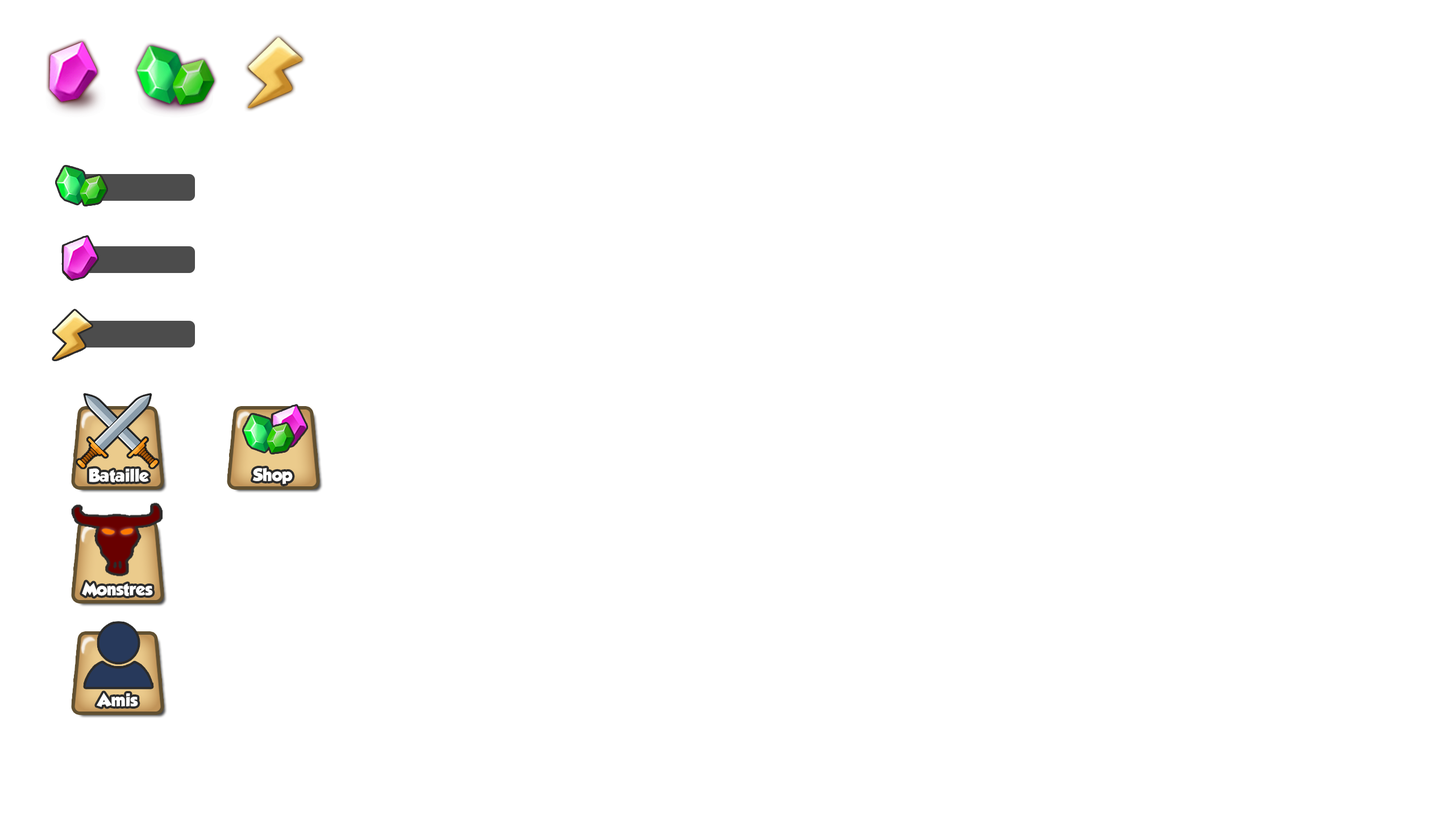
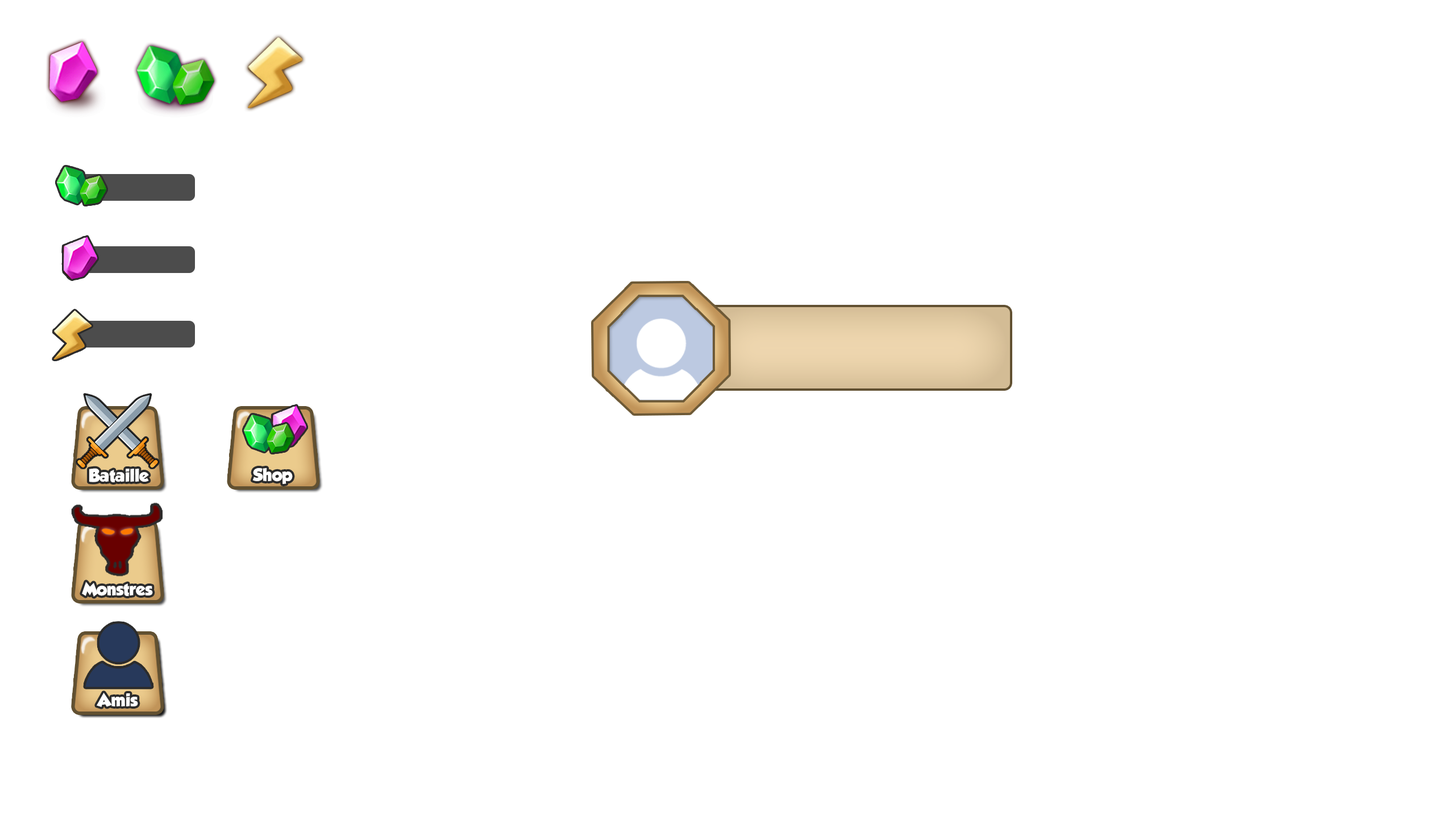
Before/after of a 1455x819 layered artwork. What changed in the layer stack:
added layer "Calque 1 copie 5" above "Calque 1 copie 2" over (71, 631, 168, 719)
added layer "Polygone 1 copie" above "Friend copie" over (593, 283, 729, 414)
added layer "Friend copie" above "Polygone 1" over (619, 318, 704, 400)
added layer "Polygone 1" above "Rectangle arrondi 1" over (608, 296, 715, 402)
added layer "Rectangle arrondi 1" above "Calque 1" over (703, 306, 1011, 389)
